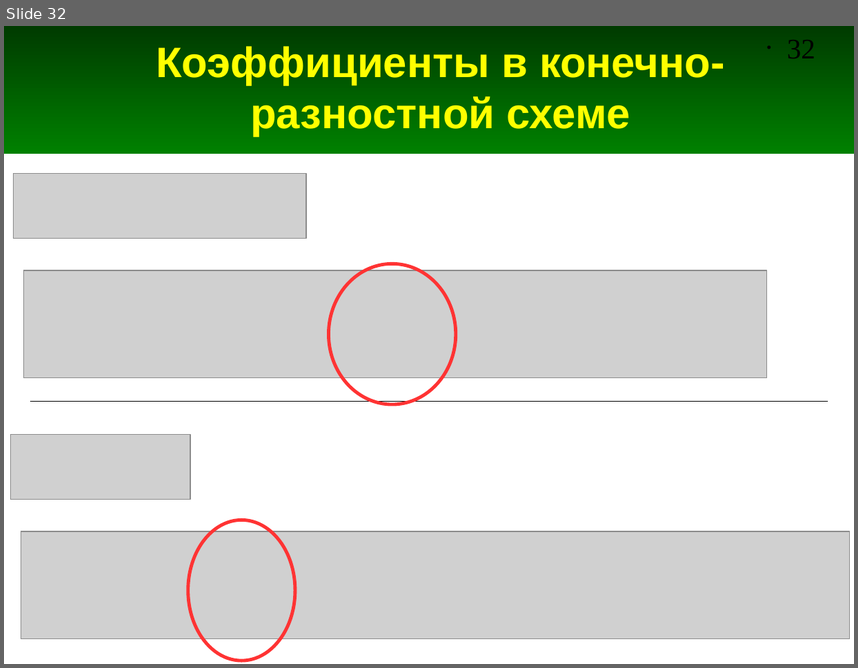
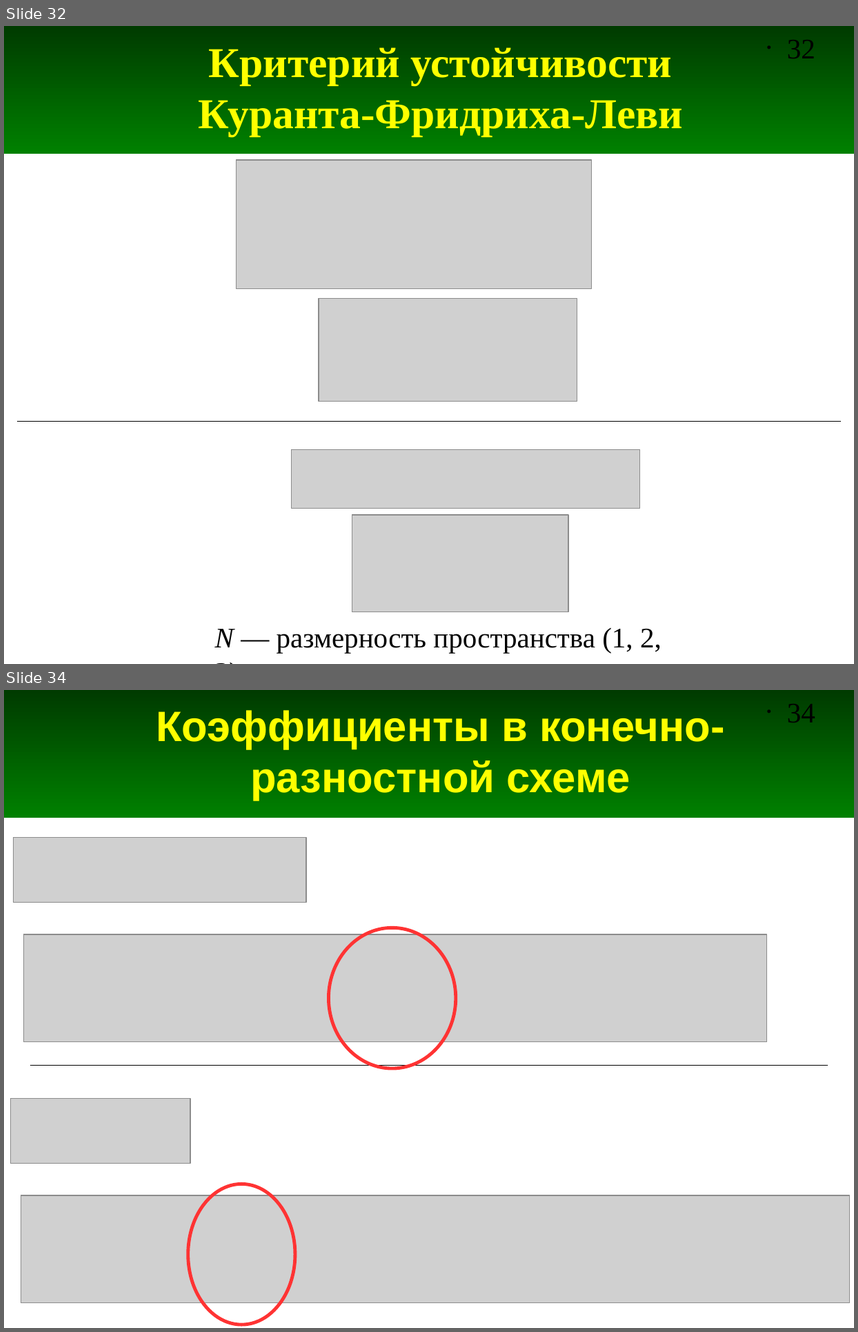
Before and after one commit to andris0147sv/modelling, a slide deck: presentations/2. FDTD.odp. Shown one above the other, each under a label of ours: slide 32 before the commit, slides 32 and 34 after it; the slides between them are not shown. The pictures are 858x668 and 858x1332 pixels, drawn with LibreOffice and Linux fonts; fonts in the diff are those of the drawing; grey boxes stand for pictures. Boxes give left, top, right and bottom in pixels: in the first picture for what was removed or moved away, otherwise in the second. Text is boxed around its words. In the diff, an @@ line names an element or a change of style, - is before the commit and + after.

```diff
--- a/presentations/2. FDTD.odp
+++ b/presentations/2. FDTD.odp
@@ slide 32 added at <box>4,26,854,664</box>, background #FFFFFF; not listed: 2 template elements that a slide beside it also shows @@
@@ title added at <box>198,47,683,136</box>, 36 pt, text #FFFF00, bold @@
+Критерий устойчивости
+Куранта-Фридриха-Леви
@@ picture added at <box>236,159,591,288</box> @@
@@ picture added at <box>319,298,577,401</box> @@
@@ line added from (18, 421) to (840, 421), #000000 0 pt @@
@@ picture added at <box>291,450,640,508</box> @@
@@ picture added at <box>352,515,568,612</box> @@
@@ text added at <box>215,627,662,653</box>, 24 pt, text #000000 @@
+N — размерность пространства (1, 2, 3)
@@ what was slide 32 is now slide 34 @@
@@ page number at <box>787,704,815,722</box>: text changed @@
-• 32
+• 34
```
Also in this commit, not shown: 9 slides changed, 2 other slides added, 1 slide removed, 3 other files.
